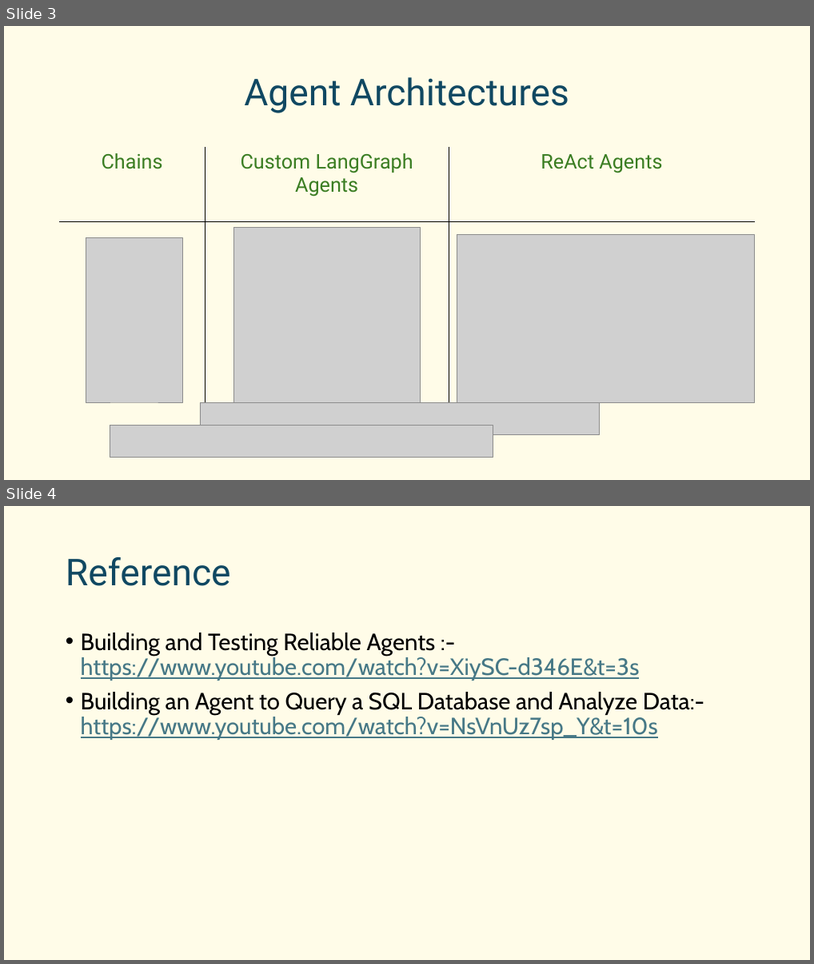
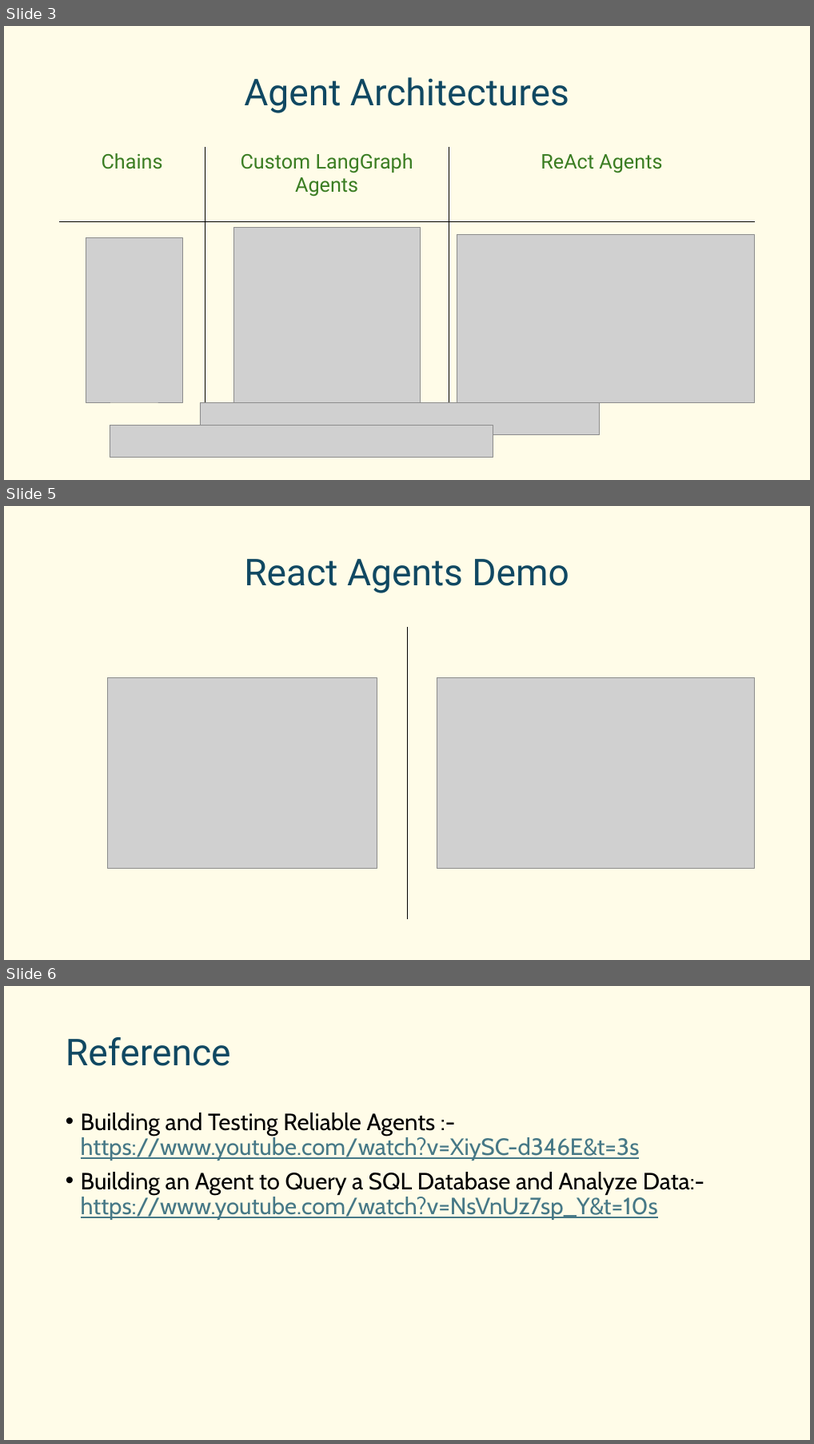
Before and after one commit to sudheera-94/ai_with_langchain, a slide deck: 02. Langchain Agents/Langchain Agents.pptx. Shown one above the other, each under a label of ours: slides 3 and 4 before the commit, slides 3, 5 and 6 after it; the slides between them are not shown. The pictures are 814x964 and 814x1444 pixels, drawn with LibreOffice and Linux fonts; fonts in the diff are those of the drawing; grey boxes stand for pictures. Boxes give left, top, right and bottom in pixels: in the first picture for what was removed or moved away, otherwise in the second. Text is boxed around its words. In the diff, an @@ line names an element or a change of style, - is before the commit and + after.

Commit message:
Added agent diagrams to the presentation

```diff
--- a/02. Langchain Agents/Langchain Agents.pptx
+++ b/02. Langchain Agents/Langchain Agents.pptx
@@ slide 5 added at (4,506,810,960), background #FFFCE8 @@
@@ title added at (244,559,570,593), 44 pt, text #104862 @@
+React Agents Demo
@@ table added at (60,627,755,919), 1 rows, 2 columns @@
+ | 
@@ picture added at (107,678,378,868) @@
@@ picture added at (438,678,755,868) @@
@@ what was slide 4 is now slide 6 @@
```
Also in this commit, not shown: 1 other slide added.
